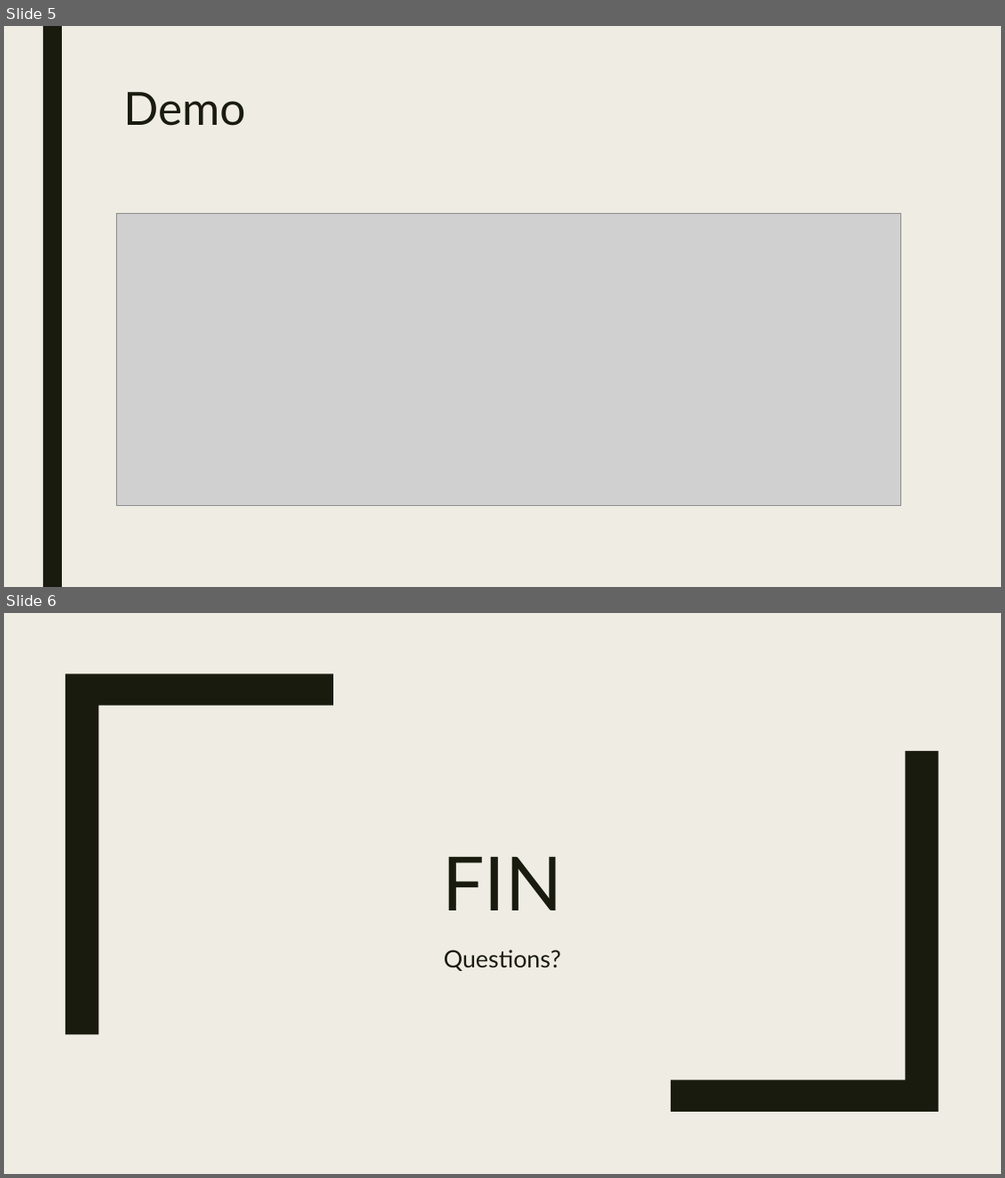
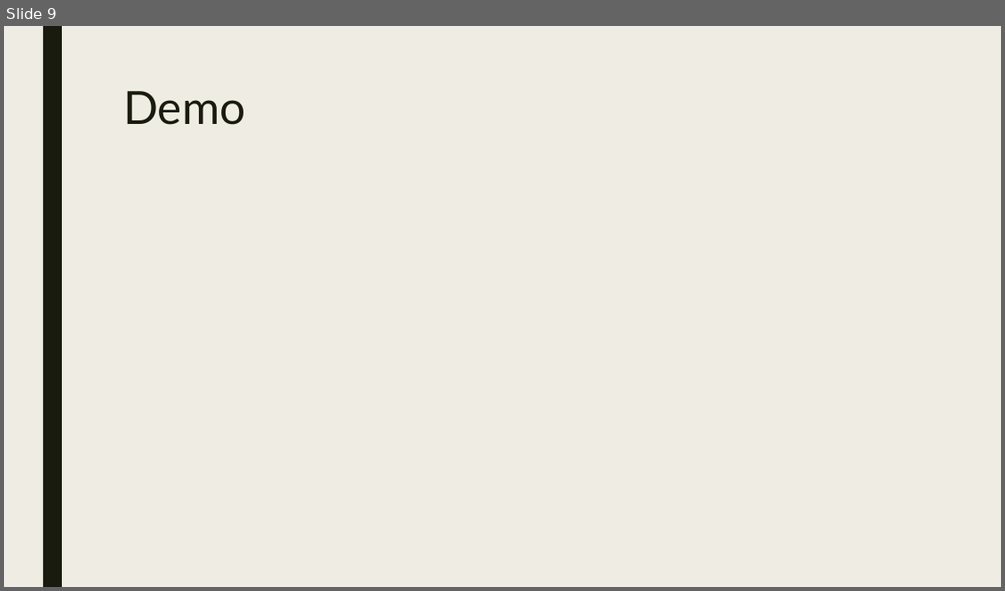
Before and after one commit to Rboin/Decorator_Pattern, a slide deck: DecoratorPowerPoint.ppt. Shown one above the other, each under a label of ours: slides 5 and 6 before the commit, slide 9 after it. The pictures are 1005x1178 and 1005x591 pixels, drawn with LibreOffice and Linux fonts; fonts in the diff are those of the drawing; grey boxes stand for pictures. Boxes give left, top, right and bottom in pixels: in the first picture for what was removed or moved away, otherwise in the second. Text is boxed around its words. In the diff, an @@ line names an element or a change of style, - is before the commit and + after.

```diff
--- a/DecoratorPowerPoint.ppt
+++ b/DecoratorPowerPoint.ppt
@@ slide 6 removed at box(4, 613, 1001, 1174), background #EFEDE3 @@
@@ freeform shape removed at box(65, 674, 332, 1034) @@
@@ freeform shape removed at box(670, 750, 938, 1111) @@
@@ title removed at box(442, 856, 562, 910) @@
-FIN
@@ subtitle removed at box(444, 949, 561, 971) @@
-Questions?
@@ what was slide 5 is now slide 9 @@
@@ slide 9 changed as well @@
@@ picture removed at box(116, 213, 900, 506) @@
```
Also in this commit, not shown: 2 other slides changed, 7 slides added, 2 other slides removed, 13 other files.
